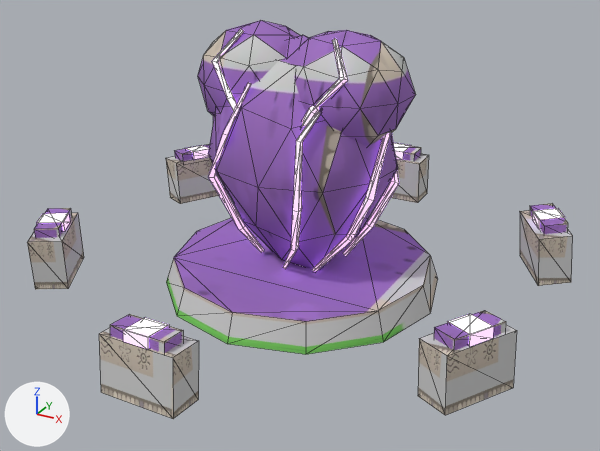
What one commit did to the glTF model art/props/heart_stone.glb.
One viewpoint serves both versions: a 50 mm camera at (7.85, -14.38, 8.21) aimed at (0.21, -0.49, 1.27). Every picture has the same lights, and +X, +Y and +Z are marked at lower left. The older version comes first. Mesh edges are drawn as thin lines. Vertices at exactly the same position are counted once.

Objects in the first picture: 'heart_stone'.
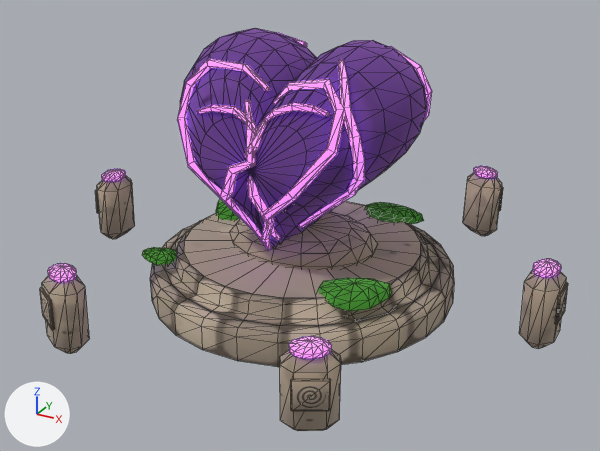
Pixel boxes (x1, y1, x2, y2) of what changed, in the pictures (600 x 451 px):
'heart_stone', surface changed, recoloured, reshaped, moved, rescaled
    before: (27, 20, 573, 419)
    after: (40, 28, 568, 431)
part 1 of me_heart_stone, rebuilt (30% wider)
    before: (208, 35, 398, 269)
    after: (180, 28, 427, 248)
part 2 of me_heart_stone, rebuilt (12% wider, 19% taller)
    before: (166, 215, 438, 354)
    after: (150, 201, 454, 367)
part 3 of me_heart_stone, deleted
    before: (27, 143, 573, 419)
part 4 of me_heart_stone, built on
    before: (198, 20, 416, 272)
    after: (40, 32, 568, 431)

The change, as a list of edits to the scene's bpy script:
```text
Change mat_wood:
    mat_wood.metallic: 0.0 -> 1.0
Change mat_glow:
    mat_glow.emission_color: (0.57, 0.296, 1.0) -> (0.477, 0.147, 1.0)  # purple #c794ff -> purple #b86bff
Add mat_trim:
    mat_trim = principled_material('Trim')
    mat_trim.texture = img_heart_stone_atlas
    mat_trim.metallic = 1.0
    mat_trim.roughness = 0.955
Change me_heart_stone:
    used by ob_heart_stone; location = (0.0, -0.01, 2.5); scale = (5.69, 5.69, 5.69)
    remove me_heart_stone.from_pydata(...)  # 466 vertices, 798 faces; spans x -0.93..0.93, y -1.0..1.0, z -0.49..0.49
    add me_heart_stone.from_pydata(...)  # 2037 vertices, 3852 faces; spans x -1.0..1.0, y -0.9..0.9, z -0.49..0.49
    me_heart_stone part 1: the loose piece of 42 vertices spanning x -0.35..0.34, y -0.31..0.3, z -0.44..0.46 is rebuilt with 322 vertices and now spans x -0.45..0.45, y -0.39..0.39, z -0.32..0.49
    me_heart_stone part 2: the loose piece of 24 vertices spanning x -0.53..0.53, y -0.53..0.53, z -0.49..-0.39 is rebuilt with 183 vertices and now spans x -0.59..0.59, y -0.59..0.59, z -0.49..-0.3
    me_heart_stone part 3: 18 loose pieces with 144 vertices, spanning x -0.93..0.93, y -1.0..1.0, z -0.45..-0.21, are deleted
    me_heart_stone part 4: 255 vertices removed from x -0.4..0.4, y -0.28..0.31, z -0.39..0.49; 1531 vertices added at x -1.0..1.0, y -0.9..0.9, z -0.48..0.47
    add me_heart_stone.materials.append(mat_trim)  # picture img_heart_stone_atlas
Change ob_heart_stone:
    ob_heart_stone.location: (0.0, -0.01, 2.5) -> (0.0, 0.0, 2.33)
    ob_heart_stone.scale: (5.69, 5.69, 5.69) -> (5.57, 5.57, 5.57)
```
